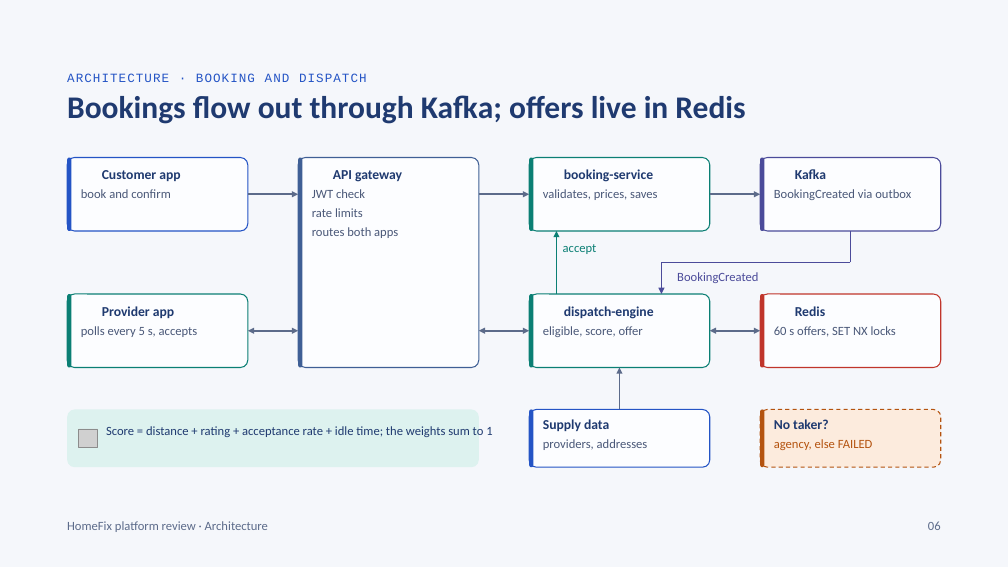
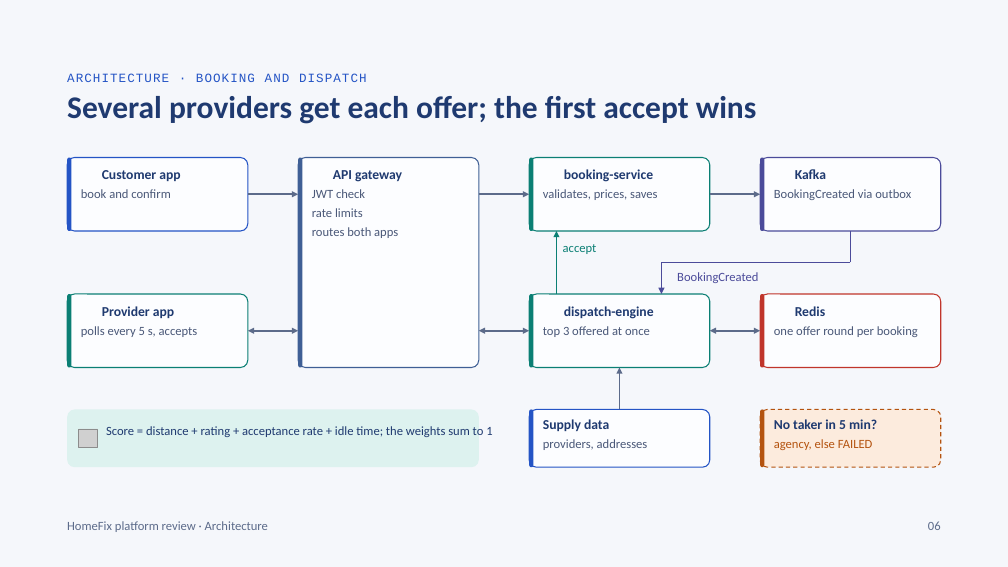
Before and after one commit to KripaGIT009/home-fix, a slide deck: slide 6 of docs/HomeFix_Design_Deck.pptx. Drawn at 1008x567 pixels with LibreOffice and Linux fonts; fonts in the diff are those of the drawing; grey boxes stand for pictures; background and template pictures are left out. Boxes give left, top, right and bottom in pixels: in the first picture for what was removed or moved away, otherwise in the second. Text is boxed around its words. In the diff, an @@ line names an element or a change of style, - is before the commit and + after.

```diff
--- a/docs/HomeFix_Design_Deck.pptx
+++ b/docs/HomeFix_Design_Deck.pptx
@@ text at bbox=[67, 96, 757, 124]: text changed @@
-Bookings flow out through Kafka; offers live in Redis
+Several providers get each offer; the first accept wins
@@ text at bbox=[543, 326, 650, 337]: text changed @@
-eligible, score, offer
+top 3 offered at once
@@ text at bbox=[774, 326, 918, 337]: text changed @@
-60 s offers, SET NX locks
+one offer round per booking
@@ text at bbox=[774, 419, 877, 429]: text changed @@
-No taker?
+No taker in 5 min?
```
Also in this commit, not shown: 26 other slides changed, 7 slides added, 2 slides removed, 8 other files.
